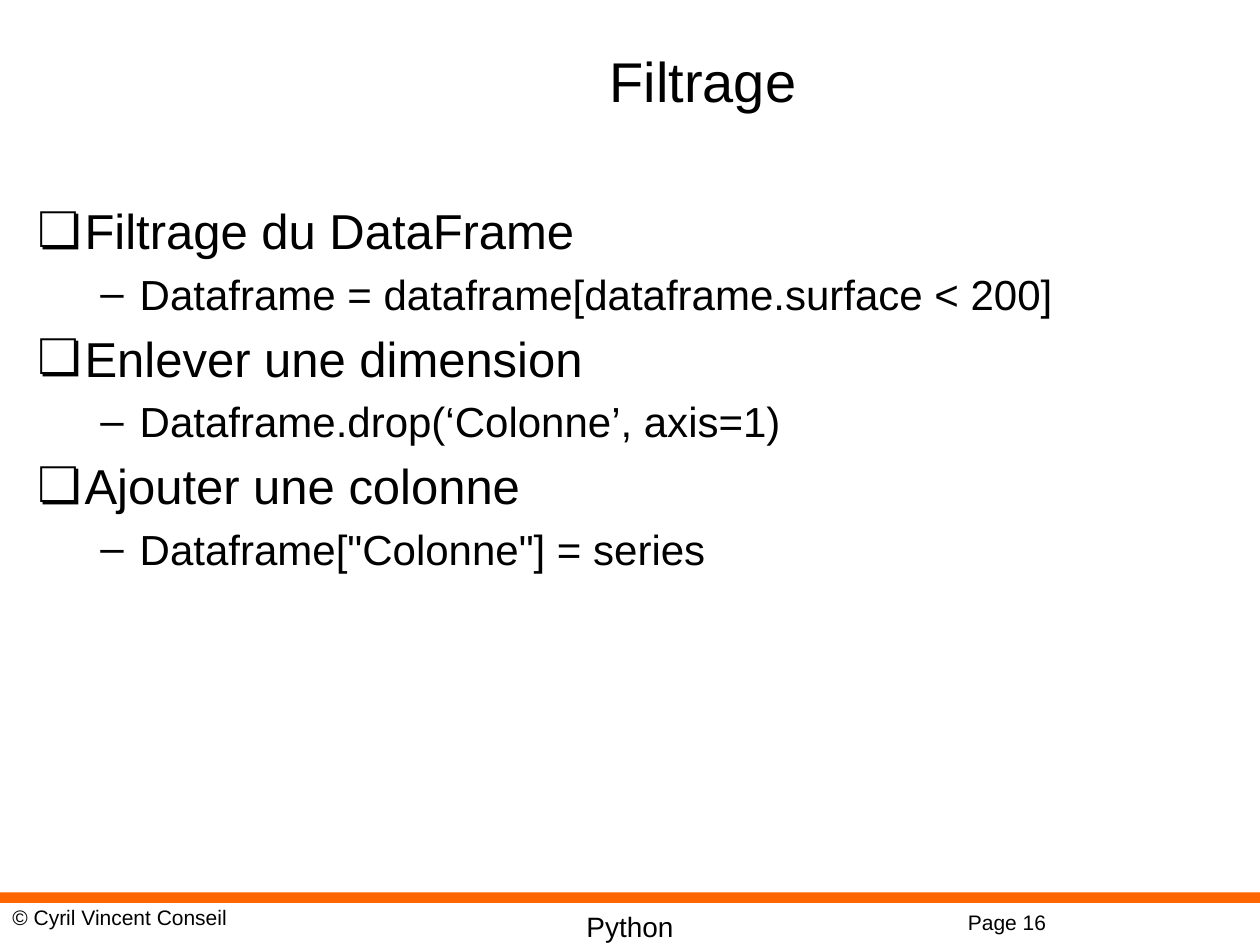
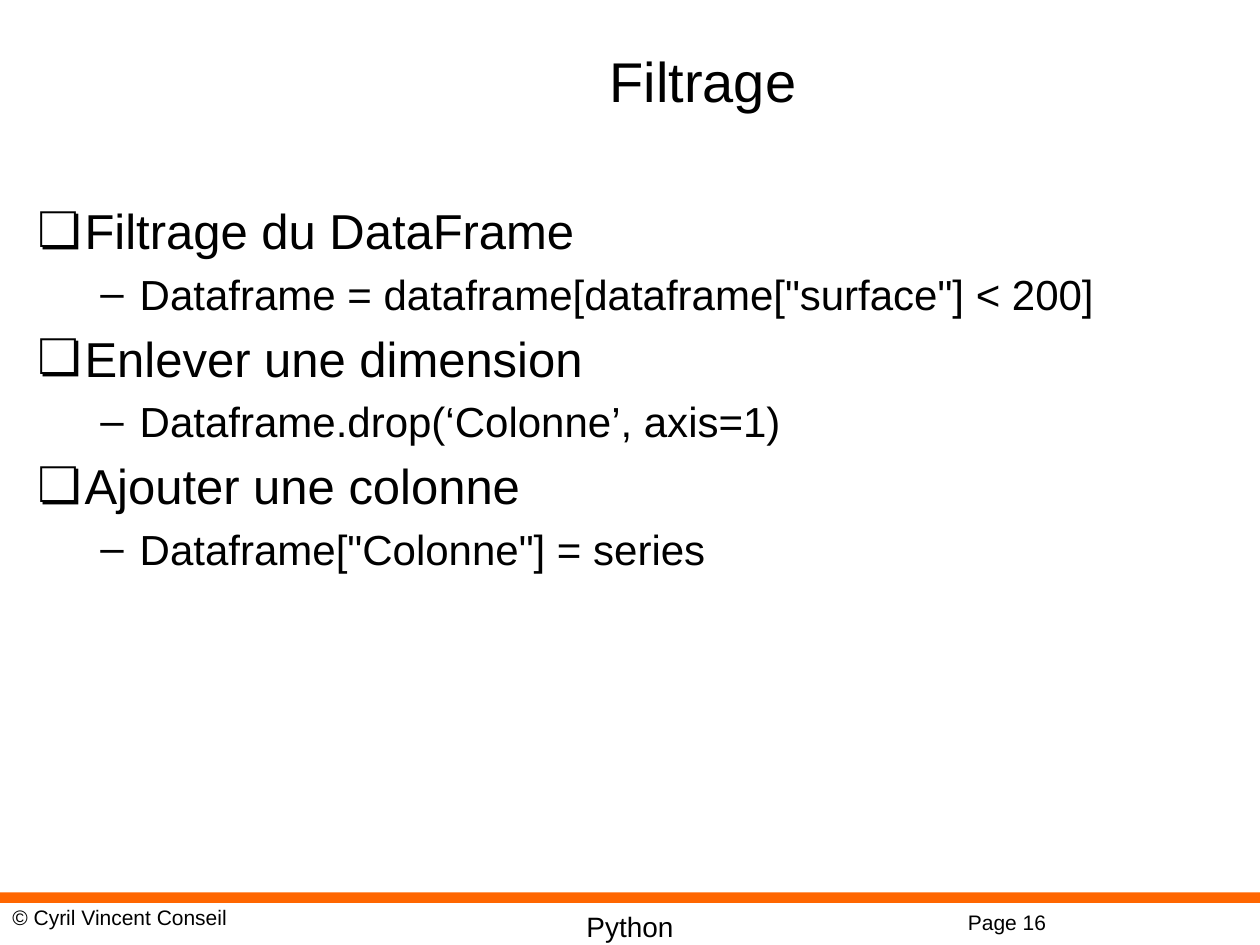
Before and after one commit to cyrilvincent/math, a slide deck: slide 16 of ppt/PythonMath11-Pandas.pptx. Drawn at 1260x945 pixels with LibreOffice and Linux fonts; fonts in the diff are those of the drawing; background and template pictures are left out. Boxes give left, top, right and bottom in pixels: in the first picture for what was removed or moved away, otherwise in the second. Text is boxed around its words. In the diff, an @@ line names an element or a change of style, - is before the commit and + after.

```diff
--- a/ppt/PythonMath11-Pandas.pptx
+++ b/ppt/PythonMath11-Pandas.pptx
@@ text at [140, 279, 1094, 318]: text changed @@
-  – Dataframe = dataframe[dataframe.surface < 200]
+  – Dataframe = dataframe[dataframe["surface"] < 200]
```
Also in this commit, not shown: 2 other slides changed, 3 other files.
